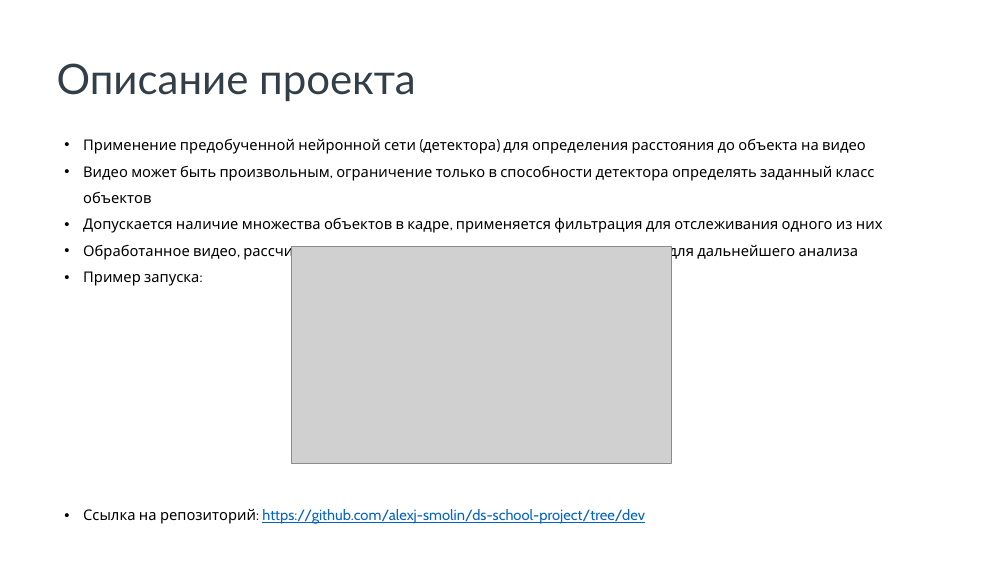
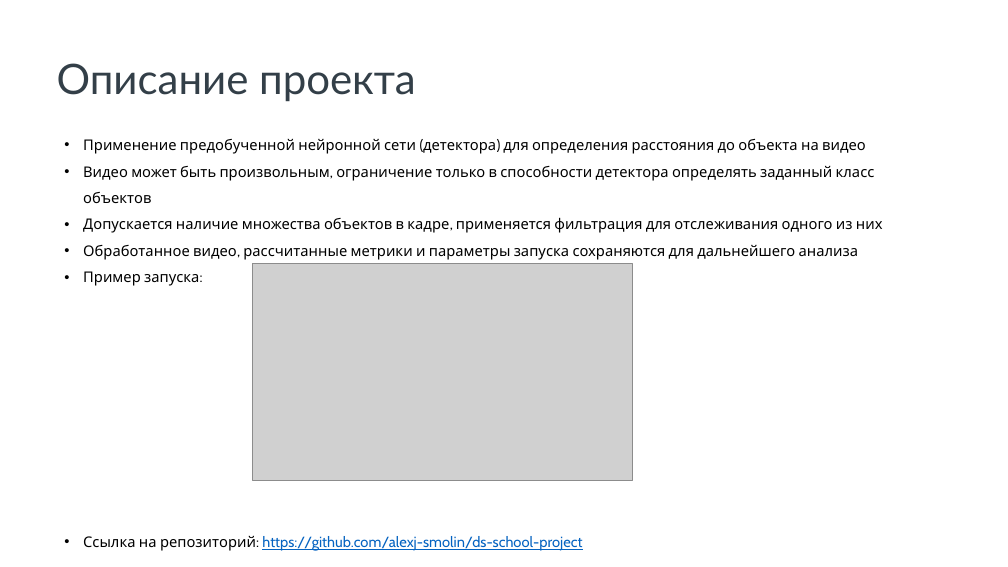
Before and after one commit to alexj-smolin/ds-school-project, a slide deck: slide 3 of references/Презентация проекта.pptx. Drawn at 1008x567 pixels with LibreOffice and Linux fonts; fonts in the diff are those of the drawing; grey boxes stand for pictures; background and template pictures are left out. Boxes give left, top, right and bottom in pixels: in the first picture for what was removed or moved away, otherwise in the second. Text is boxed around its words. In the diff, an @@ line names an element or a change of style, - is before the commit and + after.

```diff
--- a/references/Презентация проекта.pptx
+++ b/references/Презентация проекта.pptx
@@ picture: place and size @@
-picture at [292, 247, 671, 464]
+picture at [253, 263, 632, 480]
@@ text at [83, 536, 582, 551]: text changed @@
-• Ссылка на репозиторий: https://github.com/alexj-smolin/ds-school-project/tree/dev
+• Ссылка на репозиторий: https://github.com/alexj-smolin/ds-school-project
```
Also in this commit, not shown: 6 other slides changed, 13 other files.
